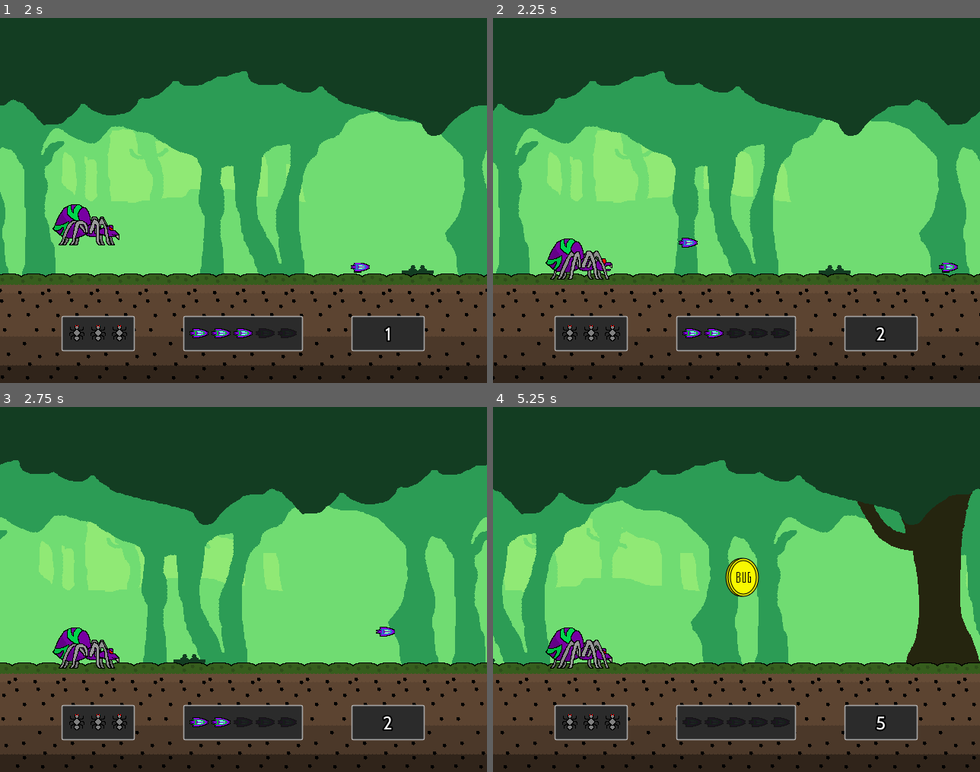
Above: before the commit, frames 1-4 (two rows, left to right).
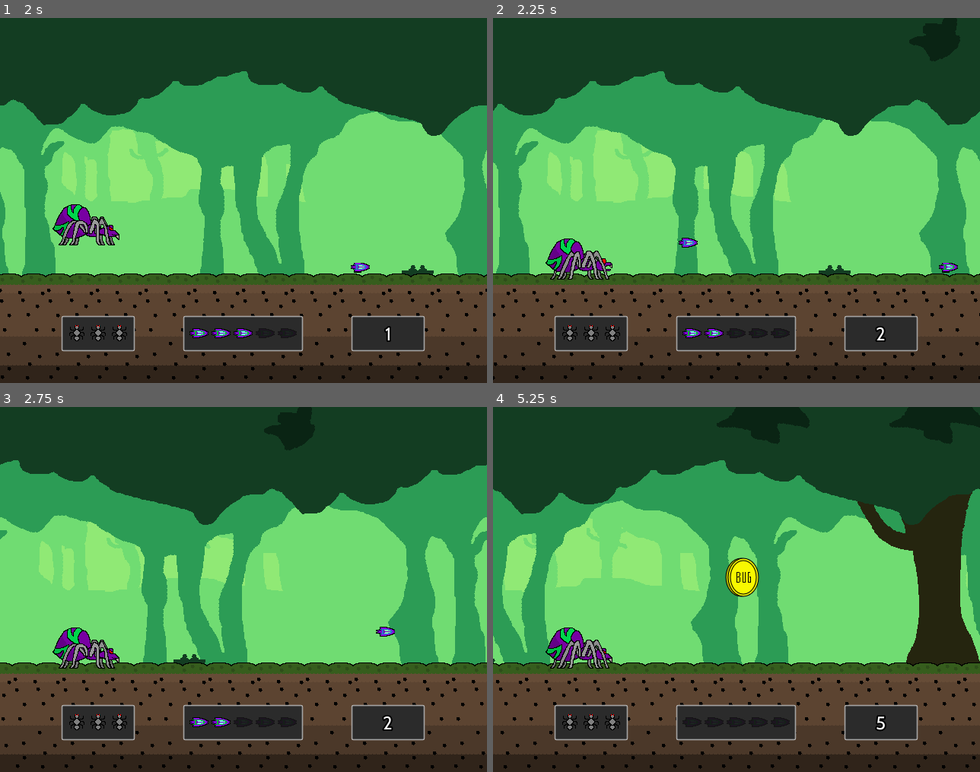
Above: after the commit, the same moments.

Repository: Gravedigger7789/spider-scramble
Game: Godot game, scene res://src/Level/Sandbox1.tscn
The game is run twice, just before and just after one commit, with the same random seed, the same clock (stepped at 60 frames per second) and the same inputs. The engine's default icon, where the game draws it, is replaced by a stand-in: a white triangle on a blue panel in a dark square.
Inputs (mouse positions are in pixels of both pictures, inside the frame that each line leads up to):
- Up to frame 1 (2 s): tap Enter at 0.5 s; move the mouse to (350, 182) at 0.52 s; hold Z (attack) 0.53-1.28 s; click (350, 182) at 0.67 s; tap Up (jump) at 0.77, 1.52 s; move the mouse to (146, 218) at 1.27 s; tap Z (attack) at 1.35 s; click (146, 218) at 1.42 s
- Up to frame 2 (2.25 s): move the mouse to (785, 120) at 2.02 s; hold Z (attack) from 2.03 s (still down); click (785, 120) at 2.17 s
- Up to frame 3 (2.75 s): keep holding Z (attack)
- Up to frame 4 (5.25 s): move the mouse to (712, 662) at 2.77 s; release Z (attack) at 2.78 s; tap Z (attack) at 2.85, 4.35 s; click (712, 662) at 2.92 s; tap Up (jump) at 3.02, 3.77, 4.52 s; move the mouse to (882, 644) at 3.52 s; hold Z (attack) 3.53-4.28 s; click (882, 644) at 3.67 s; move the mouse to (590, 534) at 4.27 s; click (590, 534) at 4.42 s; move the mouse to (760, 589) at 5.02 s; hold Z (attack) from 5.03 s (still down); click (760, 589) at 5.17 s

Frame 1 is identical in both runs. In frame 2, 0.7% of the frame differs, in the area x 85-96%, y 0-12%; in frame 3, 0.7%; in frame 4, 2.2%, in the area x 45-100%, y 0-11%.

Commit message:
Fixing foliage

Diff:
--- a/src/Level/TreeBackground.tscn
+++ b/src/Level/TreeBackground.tscn
@@ -65,12 +65,6 @@
 [node name="TreeSpawner" parent="ParallaxBackground" instance=ExtResource( 9 )]
 position = Vector2( 832, 320 )
 
-[node name="FoliageSpawner" parent="ParallaxBackground" instance=ExtResource( 9 )]
-position = Vector2( 832, 24 )
-textures = [ ExtResource( 20 ), ExtResource( 19 ), ExtResource( 21 ), ExtResource( 22 ) ]
-min_spawn_time = 0.5
-max_spawn_time = 2.0
-
 [node name="ShrubSpawner" parent="ParallaxBackground" instance=ExtResource( 9 )]
 position = Vector2( 800, 320 )
 textures = [ ExtResource( 18 ), ExtResource( 13 ), ExtResource( 16 ), ExtResource( 14 ), ExtResource( 15 ), ExtResource( 12 ), ExtResource( 17 ), ExtResource( 11 ), ExtResource( 10 ) ]
@@ -122,6 +116,12 @@
 texture = ExtResource( 2 )
 centered = false
 
+[node name="FoliageSpawner" parent="ParallaxForeground" instance=ExtResource( 9 )]
+position = Vector2( 832, 24 )
+textures = [ ExtResource( 20 ), ExtResource( 19 ), ExtResource( 21 ), ExtResource( 22 ) ]
+min_spawn_time = 0.5
+max_spawn_time = 2.0
+
 [node name="Floor" type="StaticBody2D" parent="."]
 collision_layer = 4
 collision_mask = 7
